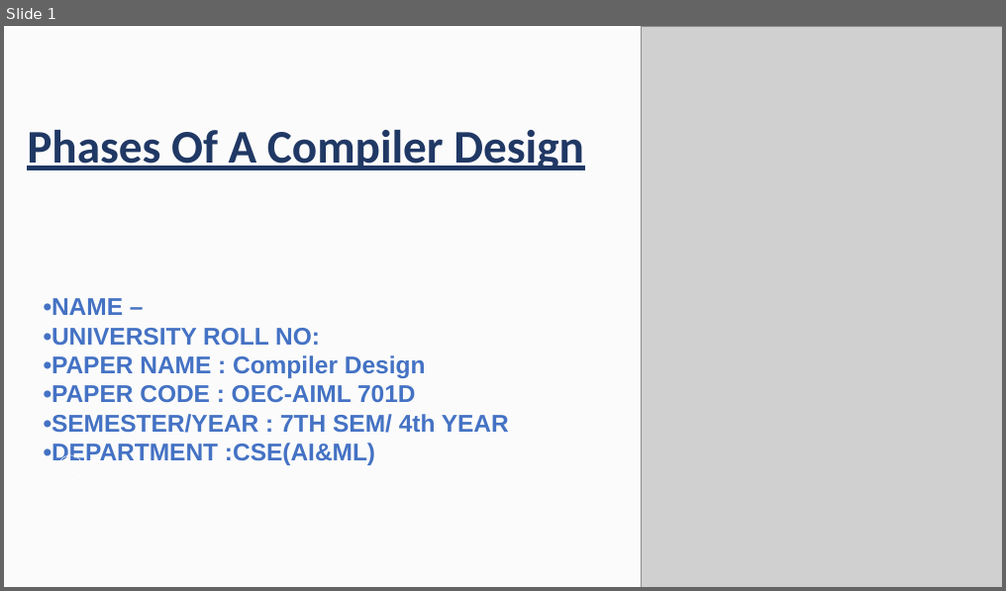
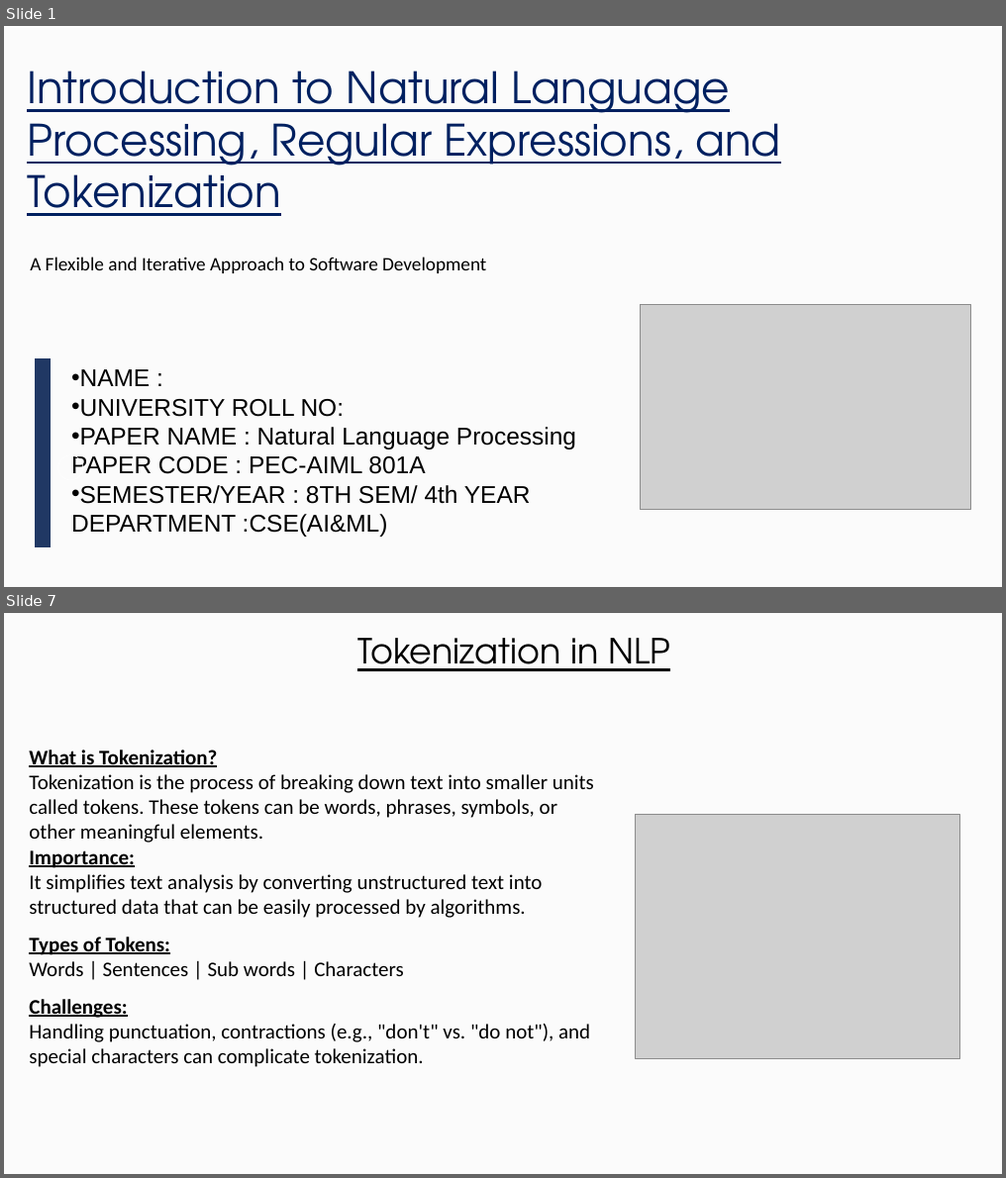
Before and after one commit to aditya2027krml/Undergraduate-CSE-AI-ML-Presentations-and-Reports-of-College, a slide deck: 4th Year/Presentations/34230821034.pptx. Shown one above the other, each under a label of ours: slide 1 before the commit, slides 1 and 7 after it; the slides between them are not shown. The pictures are 1006x591 and 1006x1178 pixels, drawn with LibreOffice and Linux fonts; fonts in the diff are those of the drawing; grey boxes stand for pictures; background and template pictures are left out. Boxes give left, top, right and bottom in pixels: in the first picture for what was removed or moved away, otherwise in the second. Text is boxed around its words. In the diff, an @@ line names an element or a change of style, - is before the commit and + after.

Commit message:
Add files via upload
Introduction to Natural Language Processing, Regular Expressions, and Tokenization

```diff
--- a/4th Year/Presentations/34230821034.pptx
+++ b/4th Year/Presentations/34230821034.pptx
@@ slide 7 added at <box>4,613,1002,1174</box>, background picture (left out) @@
@@ rectangle added at <box>4,613,1002,1174</box>, fill #FAFAFA at 75% opacity @@
@@ text added at <box>357,638,670,671</box>, 40 pt, text #000000, underline @@
+Tokenization in NLP
@@ text added at <box>29,750,594,1067</box>, 24 pt, text #000000 @@
+What is Tokenization?
+Tokenization is the process of breaking down text into smaller units called tokens. These tokens can be words, phrases, symbols, or other meaningful elements.
+Importance:
+It simplifies text analysis by converting unstructured text into structured data that can be easily processed by algorithms.
+Types of Tokens:
+Words | Sentences | Sub words | Characters
+Challenges:
+Handling punctuation, contractions (e.g., "don't" vs. "do not"), and special characters can complicate tokenization.
@@ picture added at <box>636,814,959,1059</box> @@
@@ slide 1 changed as well @@
@@ picture removed at <box>641,26,1002,587</box> @@
@@ text at <box>27,71,781,216</box>: text changed; size 54 to 50 pt; font Calibri to TeX Gyre Adventor; text colour #203864 to #002060; bold off @@
-Phases Of A Compiler Design
+Introduction to Natural Language Processing, Regular Expressions, and Tokenization
@@ text added at <box>30,257,486,274</box>, 22 pt, text #000000 @@
+A Flexible and Iterative Approach to Software Development
@@ picture added at <box>640,305,970,509</box> @@
@@ freeform shape added at <box>35,359,51,548</box>, fill #203864 @@
@@ text at <box>71,370,576,537</box>: text changed; text colour #4472C4 to #000000; bold off @@
-•NAME –
-•UNIVERSITY ROLL NO:
-•PAPER NAME : Compiler Design
-•PAPER CODE : OEC-AIML 701D
-•SEMESTER/YEAR : 7TH SEM/ 4th YEAR •DEPARTMENT :CSE(AI&ML)
+• NAME :
+• UNIVERSITY ROLL NO:
+• PAPER NAME : Natural Language Processing PAPER CODE : PEC-AIML 801A
+• SEMESTER/YEAR : 8TH SEM/ 4th YEAR DEPARTMENT :CSE(AI&ML)
```
Also in this commit, not shown: 1 other slide changed, 8 other slides added, 9 slides removed.
